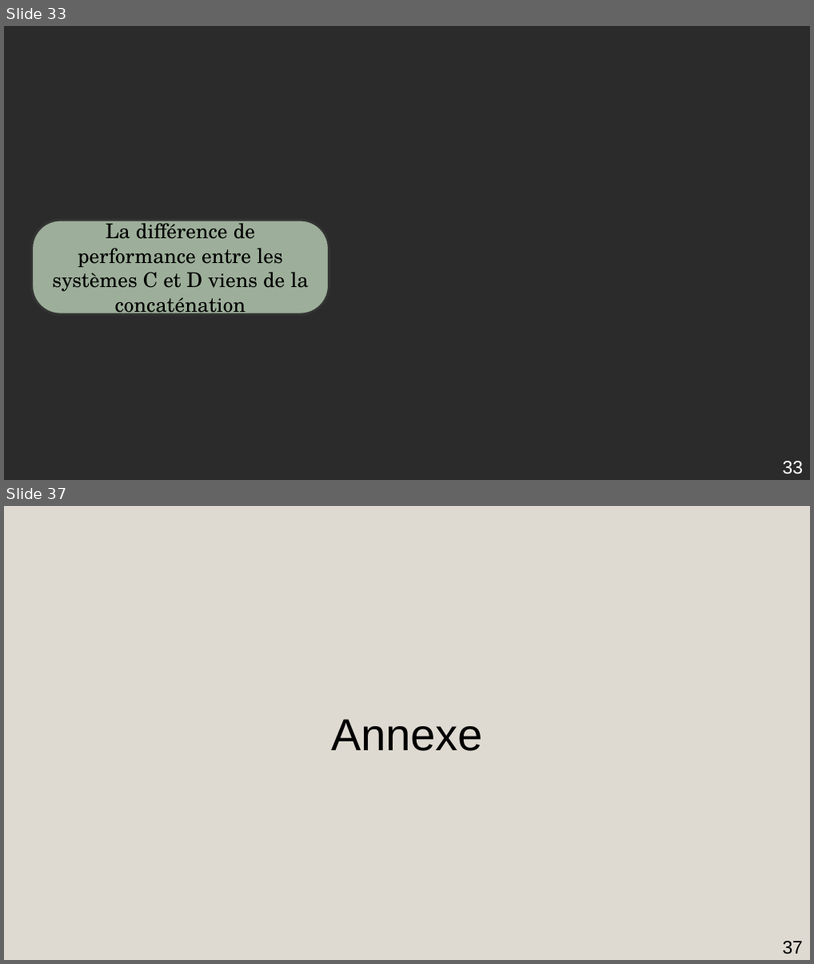
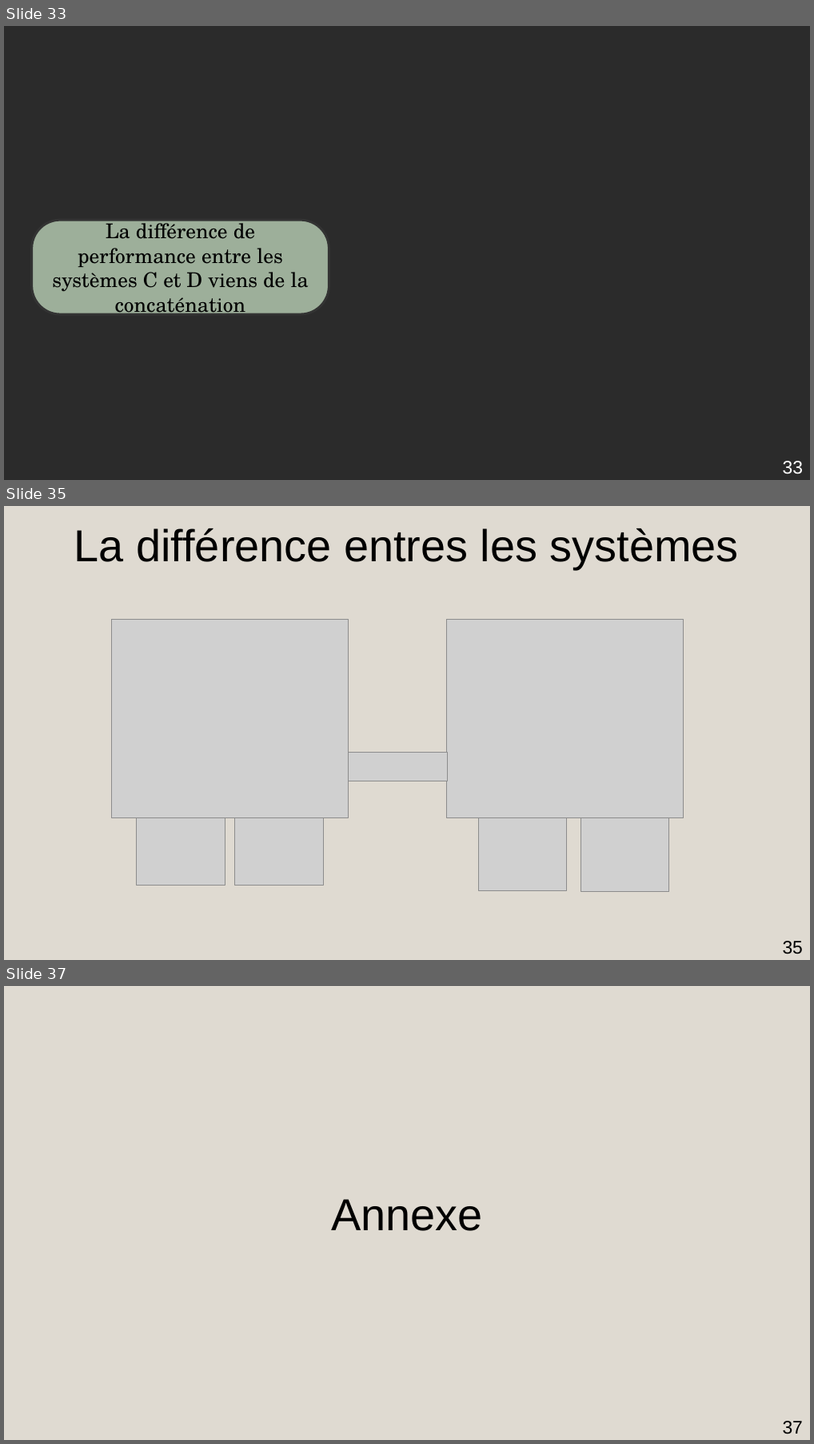
Before and after one commit to AmdaU/presentations, a slide deck: Seminaire/Seminaire.odp. Shown one above the other, each under a label of ours: slides 33 and 37 before the commit, slides 33, 35 and 37 after it; the slides between them are not shown. The pictures are 814x964 and 814x1444 pixels, drawn with LibreOffice and Linux fonts; fonts in the diff are those of the drawing; grey boxes stand for pictures; background and template pictures are left out; a plain dark background stands for a picture behind light text. Boxes give left, top, right and bottom in pixels: in the first picture for what was removed or moved away, otherwise in the second. Text is boxed around its words. In the diff, an @@ line names an element or a change of style, - is before the commit and + after.

```diff
--- a/Seminaire/Seminaire.odp
+++ b/Seminaire/Seminaire.odp
@@ slide 35 added at (4,506,810,960), background #DFDAD1 @@
@@ title added at (74,528,739,569), 44 pt, text #000000 @@
+La différence entres les systèmes
@@ picture added at (111,620,349,818) @@
@@ picture added at (446,620,684,818) @@
@@ picture added at (349,752,447,781) @@
@@ picture added at (137,810,225,886) @@
@@ picture added at (235,810,324,886) @@
@@ picture added at (479,808,566,892) @@
@@ picture added at (582,808,669,892) @@
@@ page number added at (783,940,803,954), 18 pt, text #000000 @@
+35
```
Also in this commit, not shown: 3 slides changed, 2 other slides added, 3 slides removed, 9 other files.
